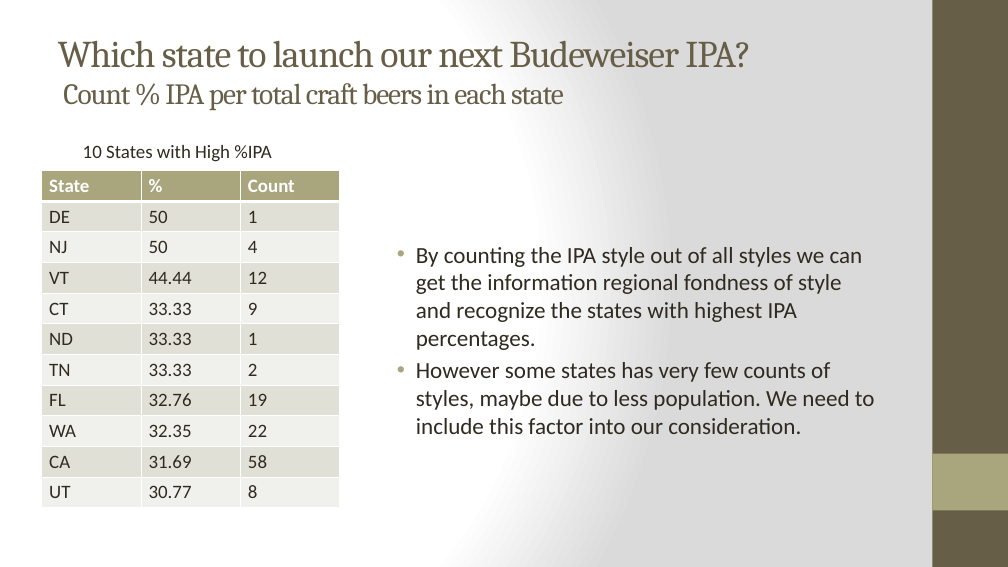
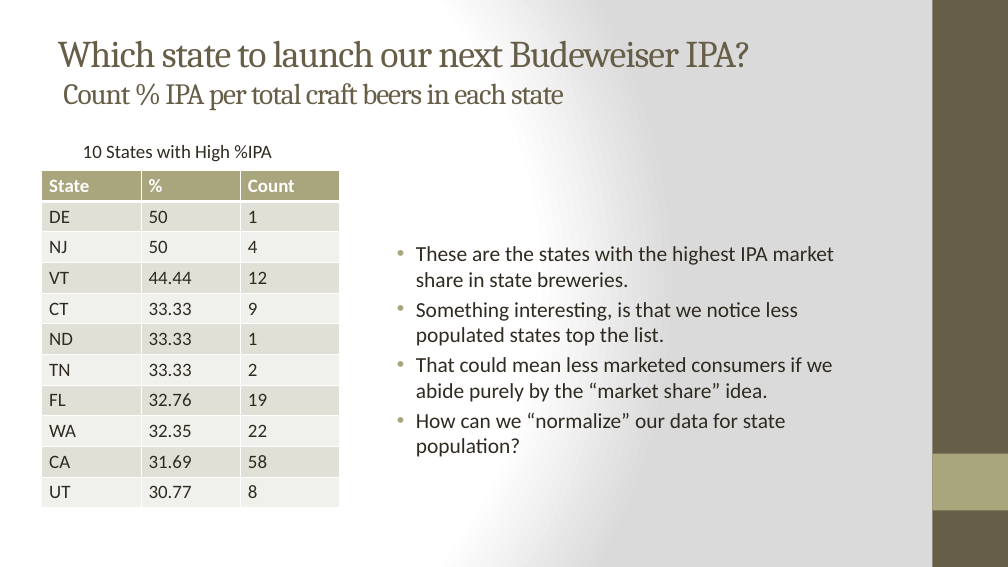
Before and after one commit to bstephan-smu/DDS-project1, a slide deck: slide 16 of Project Presentation_upd1025_new.pptx. Drawn at 1008x567 pixels with LibreOffice and Linux fonts; fonts in the diff are those of the drawing. Boxes give left, top, right and bottom in pixels: in the first picture for what was removed or moved away, otherwise in the second. Text is boxed around its words. In the diff, an @@ line names an element or a change of style, - is before the commit and + after.

```diff
--- a/Project Presentation_upd1025_new.pptx
+++ b/Project Presentation_upd1025_new.pptx
@@ text at [416, 246, 835, 457]: text changed; size 22 to 20.4 pt @@
-• By counting the IPA style out of all styles we can get the information regional fondness of style and recognize the states with highest IPA percentages.
-• However some states has very few counts of styles, maybe due to less population. We need to include this factor into our consideration.
+• These are the states with the highest IPA market share in state breweries.
+• Something interesting, is that we notice less populated states top the list.
+• That could mean less marketed consumers if we abide purely by the “market share” idea.
+• How can we “normalize” our data for state population?
```
Also in this commit, not shown: 10 other slides changed.
